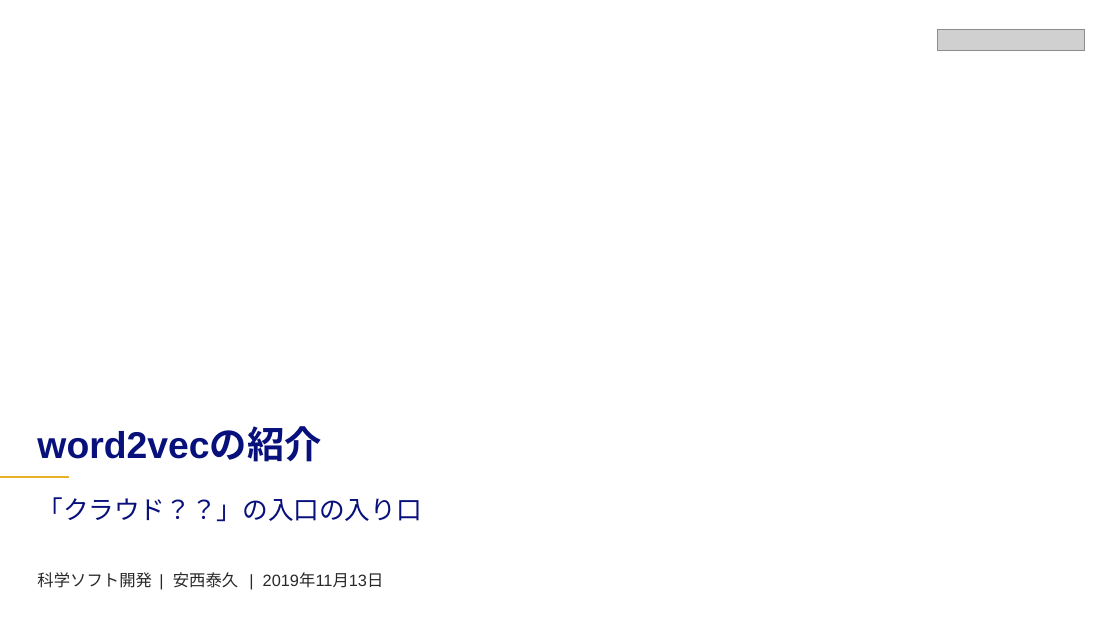
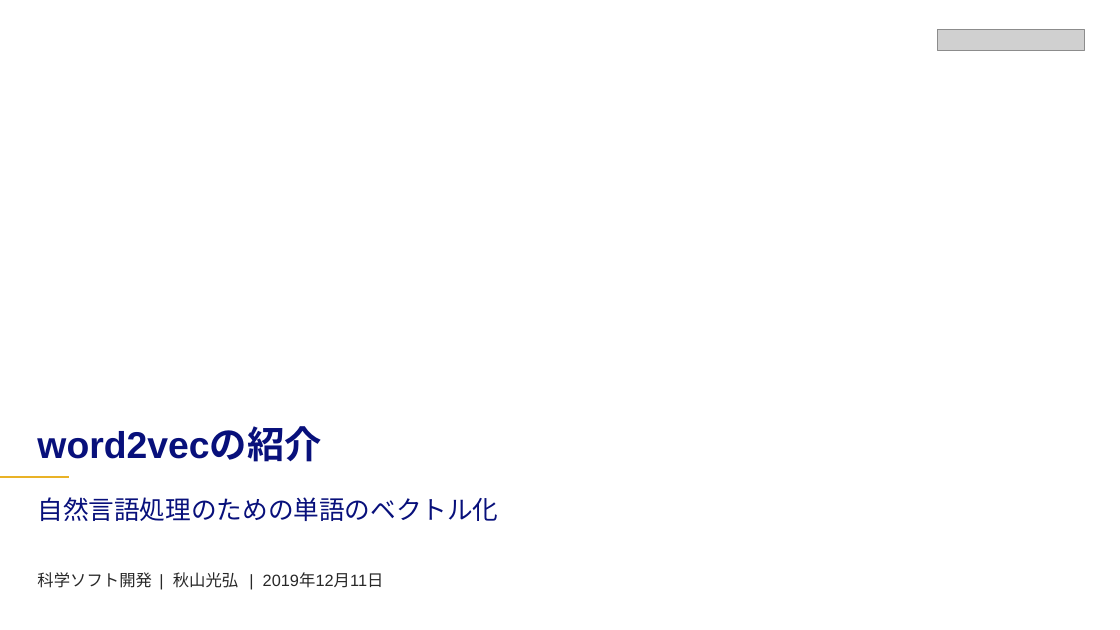
Before and after one commit to sunday-robot/DeepLerningKot, a slide deck: slide 1 of word2vecの紹介.pptx. Drawn at 1120x630 pixels with LibreOffice and Linux fonts; fonts in the diff are those of the drawing; grey boxes stand for pictures; background and template pictures are left out. Boxes give left, top, right and bottom in pixels: in the first picture for what was removed or moved away, otherwise in the second. Text is boxed around its words. In the diff, an @@ line names an element or a change of style, - is before the commit and + after.

```diff
--- a/word2vecの紹介.pptx
+++ b/word2vecの紹介.pptx
@@ subtitle at bbox=[37, 497, 498, 521]: text changed @@
-「クラウド？？」の入口の入り口
+自然言語処理のための単語のベクトル化
@@ text at bbox=[37, 572, 384, 588]: text changed @@
-科学ソフト開発 | 安西泰久 | 2019年11月13日
+科学ソフト開発 | 秋山光弘 | 2019年12月11日
```
Also in this commit, not shown: 8 other slides changed, 2 slides added, 13 slides removed.
